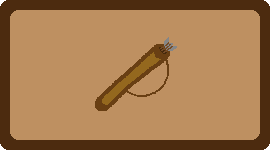
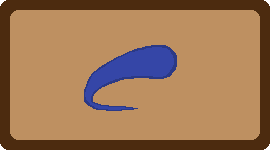
Layers edited between the first and the second 270 × 150 image:
hid group "MainHandCardArt" (7 layers) over [left=84, top=37, right=177, bottom=111]
hid group "OffHandCardArt" (6 layers) over [left=87, top=37, right=177, bottom=111]
hid "QuiverCardArt" over [left=95, top=37, right=177, bottom=111]
showed group "SpellCardArt" (7 layers) over [left=84, top=37, right=177, bottom=111]
added layer "ArcaneBoltCardArt" in group "SpellCardArt" over [left=84, top=45, right=177, bottom=111]
